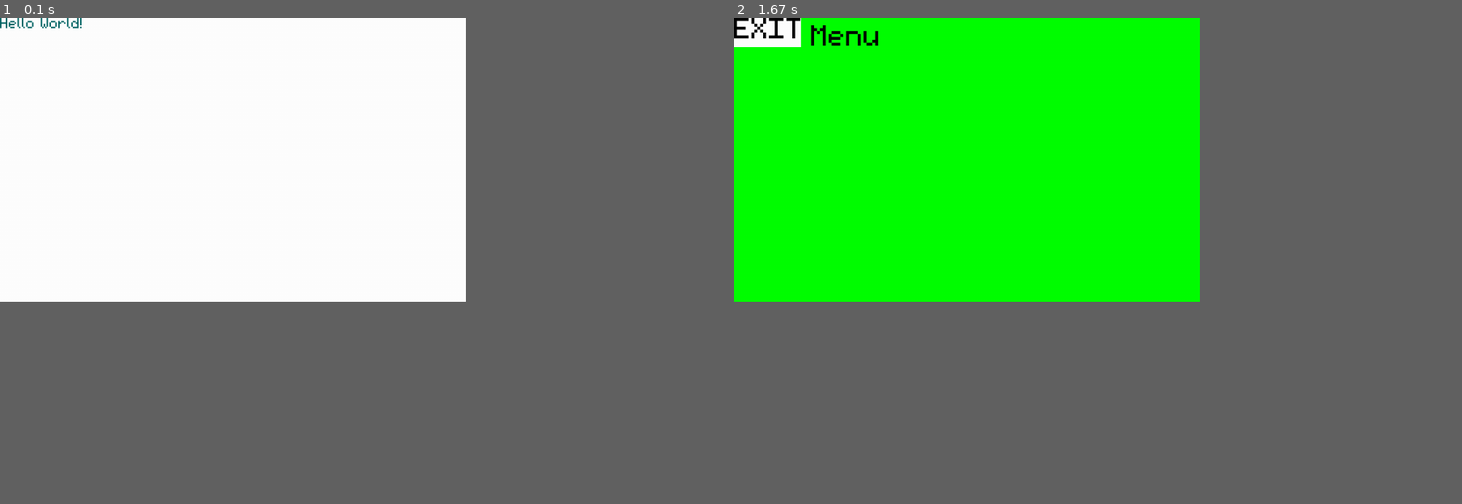
Above: before the commit, frames 1-2 (left to right).
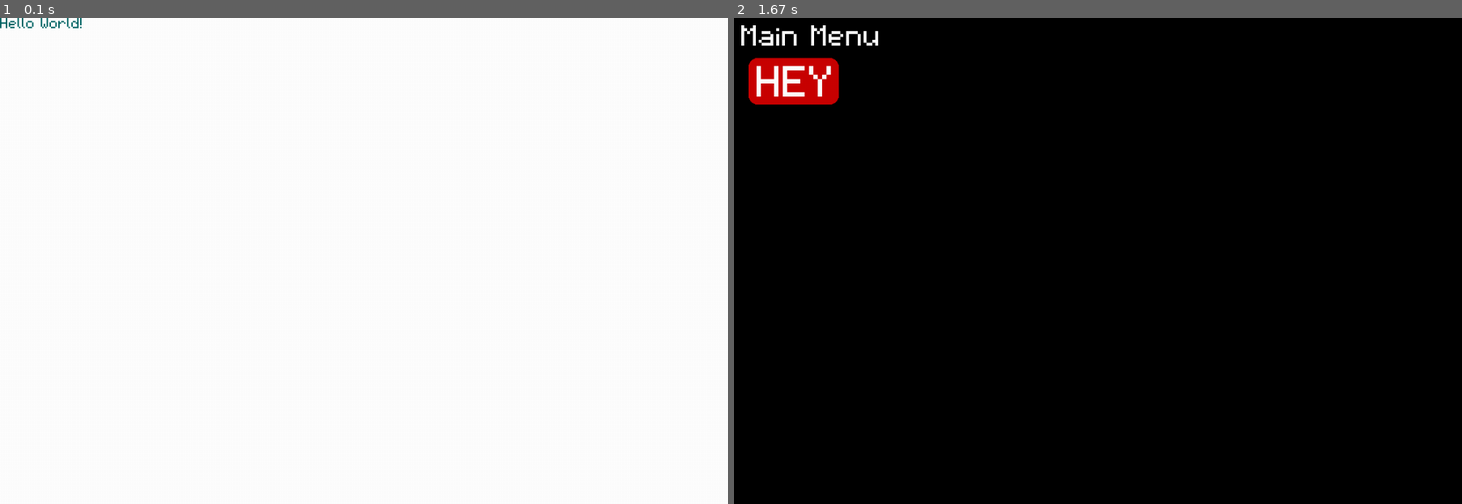
Above: after the commit, the same moments.

Repository: shegsharem/base_pygame_framework
Game: pygame game, started from main.py
Two runs of this game, one before a commit and one after it. Both use one fixed random seed, a clock stepped at 60 frames per second and the inputs below.
Inputs:
- Up to frame 1 (0.1 s): no input
- Up to frame 2 (1.67 s): tap Esc at 0.33 s
In our replay, the window is 576x351 before the commit and 900x601 after it. These sizes can differ from the game's own. Grey fills any space a smaller window leaves; there, only what the larger window draws over its background counts as a difference.

The runs differ from the first frame. In frame 2, 37% of the frame differs, in the area x 0-64%, y 0-59%.

Commit message:
Buttons are rendering well

Diff:
--- a/main.py
+++ b/main.py
@@ -7,7 +7,7 @@
     """Button class"""
     def __init__(self, x:int, y:int, width:int=10, height:int=10,
                  button_color:pygame.Color=(255,255,255,0), text:str=" ",
-                 text_location:tuple=(1,1), text_size_factor:int=1,
+                 text_location:tuple=(0,0), text_size_factor:int=1,
                  text_color:pygame.Color=None) -> None:
         """Create button rect
 
@@ -18,7 +18,7 @@
             height (int): button height. Defaults to 10.
             button_color (pygame.Color, optional): Button color. Defaults to (255,255,255,255).
             text (str, optional): text. Defaults to " ".
-            text_location (tuple, optional): coordinate to place text. Defaults to (1,1)
+            text_location (tuple, optional): coordinate to place text. Defaults to (0,0)
             text_size_factor (int, optional): Text size multiplier. Defaults to 1.
             text_color (pygame.Color, optional): Text color. Defaults to None.
         """
@@ -42,10 +42,18 @@
         if self.text != " ":
             text = Font().render(self.text, self.text_location,
                                  self.text_size_factor, self.text_color)
-            self.rect = text.get_rect().move(self.x,self.y)
-            pygame.draw.rect(surface, self.color, self.rect)
-            surface.blit(text, (self.x-1,self.y-1))
-
+
+            text_rect = text.get_bounding_rect()
+            text = clip(text, text_rect.x, text_rect.y, text_rect.width, text_rect.height)
+            text_rect = text.get_bounding_rect()
+
+            self.rect = self.rect.inflate(text_rect.width+self.text_size_factor*2,
+                                          text_rect.height+self.text_size_factor*2)
+
+            self.rect.topleft = (self.x, self.y)
+            text_rect.center = self.rect.center
+            pygame.draw.rect(surface, self.color, self.rect, border_radius=2*self.text_size_factor)
+            surface.blit(text, text_rect)
 
         else:
             pygame.draw.rect(surface,self.color, self.rect)
@@ -195,11 +203,11 @@
         self.running = True
         pygame.event.clear() # clear event queue
 
-        self.screen.fill((0,255,0))
-        menu_title = Font().render("Main Menu", (0,0), 4)
+        self.screen.fill((0,0,0))
+        menu_title = Font().render("Main Menu", (0,0), 4,text_color=(255,255,255))
         self.screen.blit(menu_title, (10,10))
 
-        exit_button = Button(x=0,y=0,text="EXIT",text_size_factor=4)
+        exit_button = Button(x=20,y=55,text="HEY",button_color= (202,2,2),text_size_factor=6, text_color=(255,255,255))
 
         exit_button.draw(self.screen)
 
@@ -267,4 +275,4 @@
     return surface_copy
 
 if __name__ == "__main__":
-    Game(Window(640,390).screen).run()
+    Game(Window(1000,668).screen).run()
